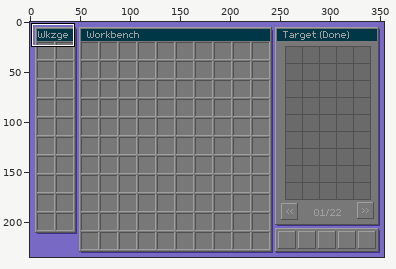
Two versions of one pixel-art file, neueslayout.aseprite. The first picture is a wide view before the edit; the outline marks the close-up.
Close-up. Before the commit:
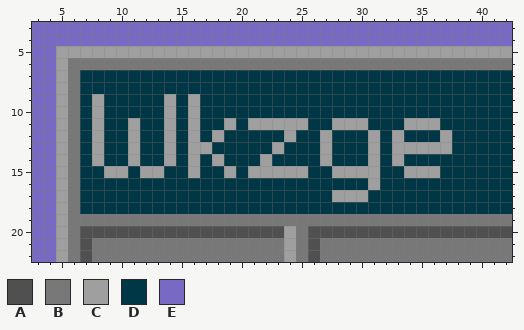
354x235 pixels, 1 frame. Shown: x 3..42, y 3..22. The commit also changed other parts of the picture, which this record leaves out.
Visible layers, top first: "Layer 2", "Layer 1".
Palette (. is transparent): A #505050  B #787878  C #9f9f9f  D #003746  E #7869c4
Pixels before, first column x 3:
 3 EEEEEEEEEEEEEEEEEEEEEEEEEEEEEEEEEEEEEEEE
 4 EEEEEEEEEEEEEEEEEEEEEEEEEEEEEEEEEEEEEEEE
 5 EECCCCCCCCCCCCCCCCCCCCCCCCCCCCCCCCCCCCCC
 6 EECBBBBBBBBBBBBBBBBBBBBBBBBBBBBBBBBBBBBB
 7 EECBDDDDDDDDDDDDDDDDDDDDDDDDDDDDDDDDDDDD
 8 EECBDDDDDDDDDDDDDDDDDDDDDDDDDDDDDDDDDDDD
 9 EECBDCDDDDDCDCDDDDDDDDDDDDDDDDDDDDDDDDDD
10 EECBDCDDDDDCDCDDDDDDDDDDDDDDDDDDDDDDDDDD
11 EECBDCDDCDDCDCDDCDCCCCCDDCCCDDDCCCDDDDDD
12 EECBDCDDCDDCDCDCDDDDDCDDCDDDCDCDDDCDDDDD
13 EECBDCDDCDDCDCCDDDDDCDDDCDDDCDCCCCCDDDDD
14 EECBDCDDCDDCDCDCDDDCDDDDCDDDCDCDDDDDDDDD
15 EECBDDCCDCCDDCDDCDCCCCCDDCCCCDDCCCDDDDDD
16 EECBDDDDDDDDDDDDDDDDDDDDDDDDCDDDDDDDDDDD
17 EECBDDDDDDDDDDDDDDDDDDDDDCCCDDDDDDDDDDDD
18 EECBDDDDDDDDDDDDDDDDDDDDDDDDDDDDDDDDDDDD
19 EECBBBBBBBBBBBBBBBBBBBBBBBBBBBBBBBBBBBBB
20 EECBAAAAAAAAAAAAAAAAACBAAAAAAAAAAAAAAAAA
21 EECBABBBBBBBBBBBBBBBBCBABBBBBBBBBBBBBBBB
22 EECBABBBBBBBBBBBBBBBBCBABBBBBBBBBBBBBBBB
The same view after the edit:
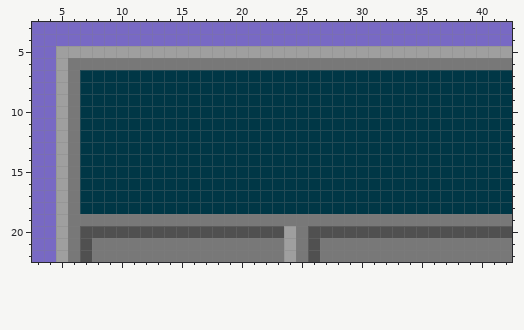
From old to new:
{"where": "layer \"Layer 1\""}
{"y":9,"x":8,"old":"C","new":"D"}
{"y":9,"x":14,"old":"C","new":"D"}
{"y":9,"x":16,"old":"C","new":"D"}
{"y":10,"x":8,"old":"C","new":"D"}
{"y":10,"x":14,"old":"C","new":"D"}
{"y":10,"x":16,"old":"C","new":"D"}
{"y":11,"x":8,"old":"C","new":"D"}
{"y":11,"x":11,"old":"C","new":"D"}
{"y":11,"x":14,"old":"C","new":"D"}
{"y":11,"x":16,"old":"C","new":"D"}
{"y":11,"x":19,"old":"C","new":"D"}
{"y":11,"x":21,"old":"CCCCC","new":"DDDDD"}
{"y":11,"x":28,"old":"CCC","new":"DDD"}
{"y":11,"x":34,"old":"CCC","new":"DDD"}
{"y":12,"x":8,"old":"C","new":"D"}
{"y":12,"x":11,"old":"C","new":"D"}
{"y":12,"x":14,"old":"C","new":"D"}
{"y":12,"x":16,"old":"C","new":"D"}
{"y":12,"x":18,"old":"C","new":"D"}
{"y":12,"x":24,"old":"C","new":"D"}
{"y":12,"x":27,"old":"C","new":"D"}
{"y":12,"x":31,"old":"C","new":"D"}
{"y":12,"x":33,"old":"C","new":"D"}
{"y":12,"x":37,"old":"C","new":"D"}
{"y":13,"x":8,"old":"C","new":"D"}
{"y":13,"x":11,"old":"C","new":"D"}
{"y":13,"x":14,"old":"C","new":"D"}
{"y":13,"x":16,"old":"CC","new":"DD"}
{"y":13,"x":23,"old":"C","new":"D"}
{"y":13,"x":27,"old":"C","new":"D"}
{"y":13,"x":31,"old":"C","new":"D"}
{"y":13,"x":33,"old":"CCCCC","new":"DDDDD"}
{"y":14,"x":8,"old":"C","new":"D"}
{"y":14,"x":11,"old":"C","new":"D"}
{"y":14,"x":14,"old":"C","new":"D"}
{"y":14,"x":16,"old":"C","new":"D"}
{"y":14,"x":18,"old":"C","new":"D"}
{"y":14,"x":22,"old":"C","new":"D"}
{"y":14,"x":27,"old":"C","new":"D"}
{"y":14,"x":31,"old":"C","new":"D"}
{"y":14,"x":33,"old":"C","new":"D"}
{"y":15,"x":9,"old":"CC","new":"DD"}
{"y":15,"x":12,"old":"CC","new":"DD"}
{"y":15,"x":16,"old":"C","new":"D"}
{"y":15,"x":19,"old":"C","new":"D"}
{"y":15,"x":21,"old":"CCCCC","new":"DDDDD"}
{"y":15,"x":28,"old":"CCCC","new":"DDDD"}
{"y":15,"x":34,"old":"CCC","new":"DDD"}
{"y":16,"x":31,"old":"C","new":"D"}
{"y":17,"x":28,"old":"CCC","new":"DDD"}
{"label":"changed","picture_box":[92,94,452,202]}
